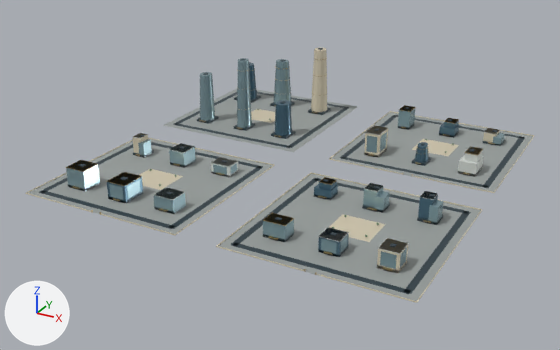
Renders of the glTF model web/public/assets/3d/ampliworld/GC-CITY-2030/GC-TILE-07-17.glb from each side of a commit.
Both versions are drawn from a 50 mm camera at (-2339.0, -3294.0, 609.0) aimed at (-3020.0, -2056.0, -10.0). Every picture has the same lights, and +X, +Y and +Z are marked at lower left. The picture after the commit comes second. Where no turn or scale is listed for an object, it has been applied to the vertices. Vertices at exactly the same position are counted once.

Objects in the first picture: 'GC-TILE-07-17-blue', 'GC-TILE-07-17-dark', 'GC-TILE-07-17-glass', 'GC-TILE-07-17-gold', 'GC-TILE-07-17-ivory', 'GC-TILE-07-17-paving', 'GC-TILE-07-17-white'.
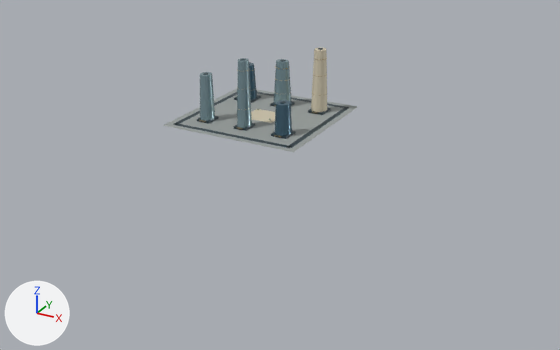
Pixel boxes (x1, y1, x2, y2) of what changed, in the pictures (560 x 350 px):
'GC-TILE-07-17-paving', reshaped (61% narrower, 70% shorter): before (28, 89, 533, 301); after (163, 89, 357, 152)
'GC-TILE-07-17-glass', reshaped (79% narrower, 67% shorter): before (66, 58, 505, 269); after (200, 58, 292, 128)
'GC-TILE-07-17-dark', reshaped (64% narrower, 59% shorter): before (39, 48, 525, 294); after (173, 48, 349, 148)
'GC-TILE-07-17-ivory', reshaped: before (26, 47, 535, 303); after (251, 47, 327, 123)
'GC-TILE-07-17-blue', reshaped: before (107, 62, 459, 257); after (249, 62, 292, 136)
'GC-TILE-07-17-white', deleted: before (135, 125, 499, 254)
'GC-TILE-07-17-gold', reshaped (70% narrower, 63% shorter): before (66, 58, 495, 275); after (200, 58, 327, 137)
part 1 of me_mesh_0, deleted: before (330, 112, 533, 192)
part 2 of me_mesh_0, deleted: before (28, 138, 273, 234)
part 3 of me_mesh_0, deleted: before (219, 174, 481, 301)
part 4 of me_mesh_1, deleted: before (39, 107, 525, 294)
part 5 of me_mesh_2, deleted: before (26, 111, 535, 303)
part 6 of me_mesh_5, deleted: before (107, 118, 459, 257)
part 7 of me_mesh_6, deleted: before (66, 105, 495, 275)
part 8 of me_mesh_7, deleted: before (66, 106, 505, 269)

Edits to the bpy script that builds the scene:
```text
Change me_mesh_0:
    used by ob_gc_tile_07_17_paving; location = (0.0, 0.0, 0.0)
    remove me_mesh_0.from_pydata(...)  # 32 vertices, 48 faces; spans x -3379.0..-2621.0, y -2379.0..-1621.0, z 0.0
    add me_mesh_0.from_pydata(...)  # 8 vertices, 12 faces; spans x -3379.0..-3041.0, y -1959.0..-1621.0, z 0.0
    me_mesh_0 part 1: the loose piece of 8 vertices spanning x -2959.0..-2621.0, y -1959.0..-1621.0, z 0.0 is deleted
    me_mesh_0 part 2: the loose piece of 8 vertices spanning x -3379.0..-3041.0, y -2379.0..-2041.0, z 0.0 is deleted
    me_mesh_0 part 3: the loose piece of 8 vertices spanning x -2959.0..-2621.0, y -2379.0..-2041.0, z 0.0 is deleted
Change me_mesh_1:
    used by ob_gc_tile_07_17_dark; location = (0.0, 0.0, 0.0)
    remove me_mesh_1.from_pydata(...)  # 512 vertices, 768 faces; spans x -3364.0..-2636.0, y -2364.0..-1636.0, z 0.0..158.0
    add me_mesh_1.from_pydata(...)  # 128 vertices, 192 faces; spans x -3364.0..-3056.0, y -1944.0..-1636.0, z 0.0..158.0
    me_mesh_1 part 4: 48 loose pieces with 384 vertices, spanning x -3364.0..-2636.0, y -2364.0..-1636.0, z 0.0..51.0, are deleted
Change me_mesh_2:
    used by ob_gc_tile_07_17_ivory; location = (0.0, 0.0, 0.0)
    remove me_mesh_2.from_pydata(...)  # 206 vertices, 316 faces; spans x -3380.0..-2620.0, y -2380.0..-1620.0, z 0.0..152.0
    add me_mesh_2.from_pydata(...)  # 30 vertices, 52 faces; spans x -3250.0..-3092.0, y -1826.0..-1677.0, z 0.0..152.0
    me_mesh_2 part 5: 22 loose pieces with 176 vertices, spanning x -3380.0..-2620.0, y -2380.0..-1620.0, z 0.0..50.0, are deleted
Change me_mesh_5:
    used by ob_gc_tile_07_17_blue; location = (0.0, 0.0, 0.0)
    remove me_mesh_5.from_pydata(...)  # 122 vertices, 204 faces; spans x -3334.0..-2684.0, y -2323.0..-1674.0, z 0.0..90.0
    add me_mesh_5.from_pydata(...)  # 44 vertices, 80 faces; spans x -3334.0..-3092.0, y -1899.0..-1674.0, z 5.0..90.0
    me_mesh_5 part 6: 8 loose pieces with 78 vertices, spanning x -3231.0..-2684.0, y -2323.0..-1680.0, z 0.0..44.0, are deleted
Change me_mesh_6:
    used by ob_gc_tile_07_17_gold; location = (0.0, 0.0, 0.0)
    remove me_mesh_6.from_pydata(...)  # 758 vertices, 1284 faces; spans x -3332.0..-2674.0, y -2380.0..-1676.0, z 0.0..135.0
    add me_mesh_6.from_pydata(...)  # 444 vertices, 792 faces; spans x -3332.0..-3093.0, y -1903.0..-1676.0, z 4.0..135.0
    me_mesh_6 part 7: 34 loose pieces with 314 vertices, spanning x -3331.0..-2674.0, y -2380.0..-1680.0, z 0.0..43.0, are deleted
Change me_mesh_7:
    used by ob_gc_tile_07_17_glass; location = (0.0, 0.0, 0.0)
    remove me_mesh_7.from_pydata(...)  # 466 vertices, 720 faces; spans x -3331.0..-2671.0, y -2323.0..-1677.0, z 0.0..157.0
    add me_mesh_7.from_pydata(...)  # 66 vertices, 120 faces; spans x -3326.0..-3188.0, y -1898.0..-1677.0, z 5.0..157.0
    me_mesh_7 part 8: 50 loose pieces with 400 vertices, spanning x -3331.0..-2671.0, y -2323.0..-1680.0, z 0.0..44.0, are deleted
Remove ob_gc_tile_07_17_white:
    ob_gc_tile_07_17_white = bpy.data.objects.new('GC-TILE-07-17-white', me_mesh_8)
    ob_gc_tile_07_17_white.location = (0.0, 0.0, 0.0)
```
